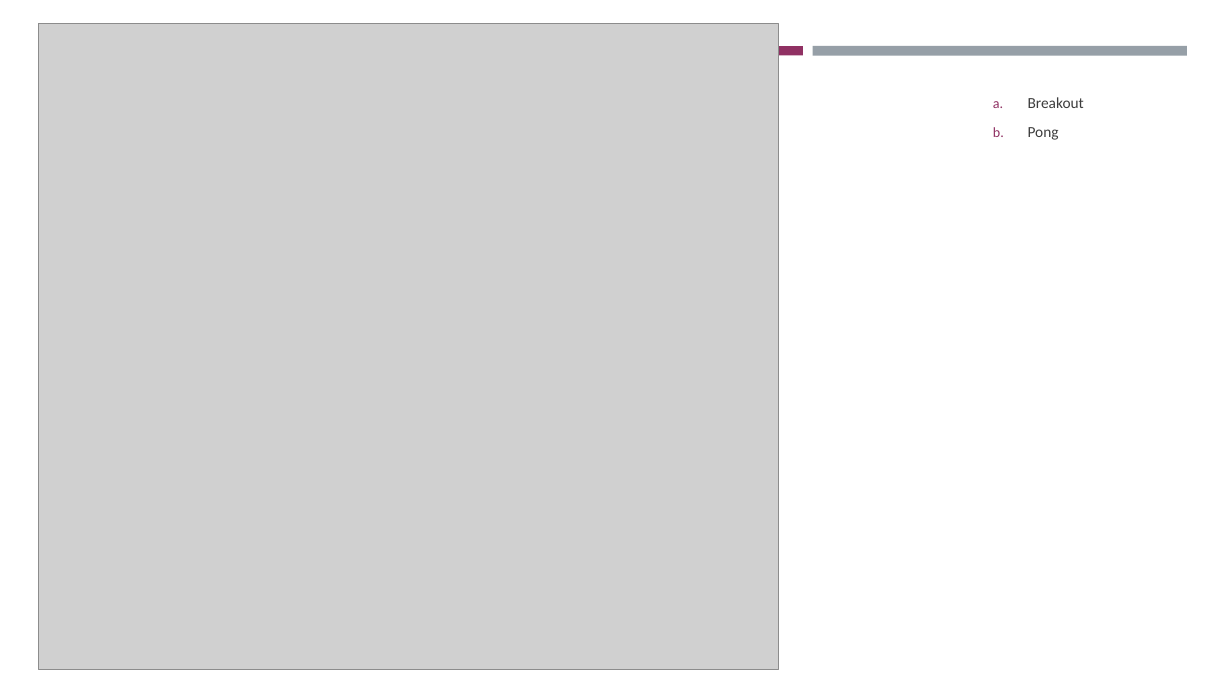
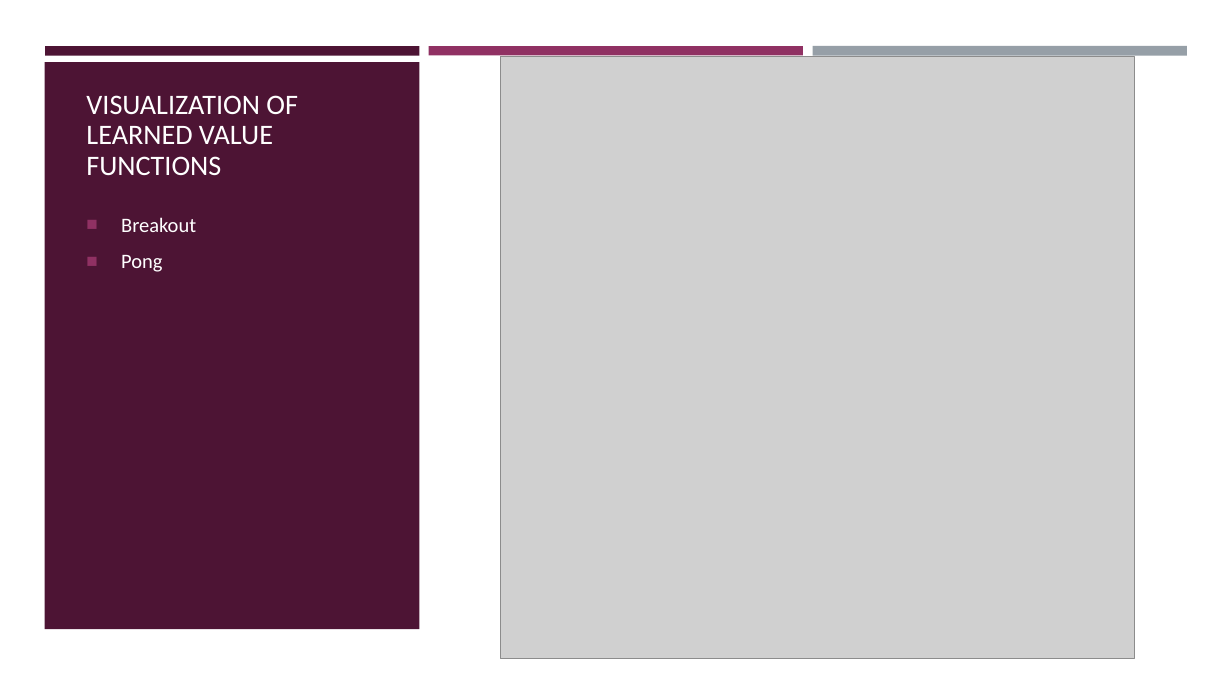
Before and after one commit to Boty22/Global-AI-Bootcamp-DRL, a slide deck: slide 13 of From RL to DRL.pptx (slide 12 before the commit). Drawn at 1232x693 pixels with LibreOffice and Linux fonts; fonts in the diff are those of the drawing; grey boxes stand for pictures. Boxes give left, top, right and bottom in pixels: in the first picture for what was removed or moved away, otherwise in the second. Text is boxed around its words. In the diff, an @@ line names an element or a change of style, - is before the commit and + after.

```diff
--- a/From RL to DRL.pptx
+++ b/From RL to DRL.pptx
@@ background #FFFFFF to #000000 @@
@@ rectangle added at (x1=0, y1=0, x2=1232, y2=693), fill #FFFFFF @@
@@ rectangle added at (x1=45, y1=46, x2=420, y2=55), fill #4D1434 @@
@@ rectangle removed at (x1=429, y1=46, x2=803, y2=55) @@
@@ rectangle added at (x1=429, y1=46, x2=803, y2=55), fill #903163 @@
@@ picture resized from (x1=39, y1=23, x2=779, y2=669) to (x1=501, y1=56, x2=1135, y2=659) @@
@@ rectangle removed at (x1=812, y1=46, x2=1187, y2=56) @@
@@ rectangle added at (x1=812, y1=46, x2=1187, y2=56), fill #969FA7 @@
@@ rectangle added at (x1=44, y1=62, x2=419, y2=629), fill #4D1434 @@
@@ title added at (x1=86, y1=95, x2=298, y2=176), 22 pt, text #FFFFFF @@
+VISUALIZATION OF LEARNED VALUE FUNCTIONS
@@ text "Breakout" moved from (x1=1028, y1=97, x2=1084, y2=140) to (x1=121, y1=217, x2=196, y2=272) @@
@@ text "Breakout" at (x1=121, y1=217, x2=196, y2=272): size 12 to 16 pt, text colour #3D3D3D to #FFFFFF; bullet a. to ■; vertical alignment middle to top @@
```
Also in this commit, not shown: 4 other slides changed, 3 slides added, 2 slides removed.
